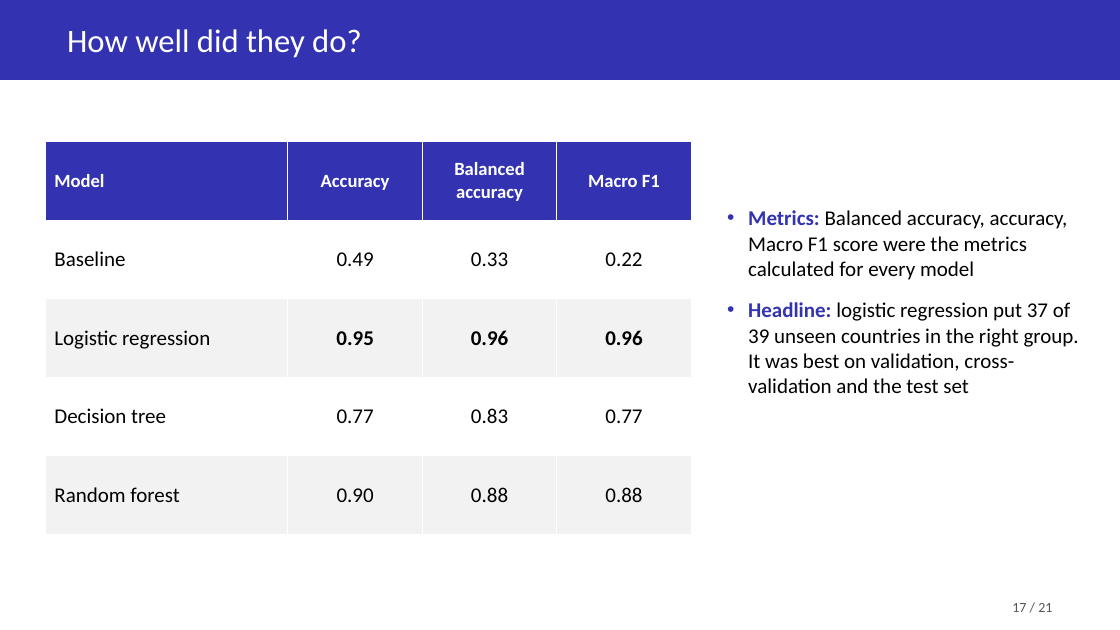
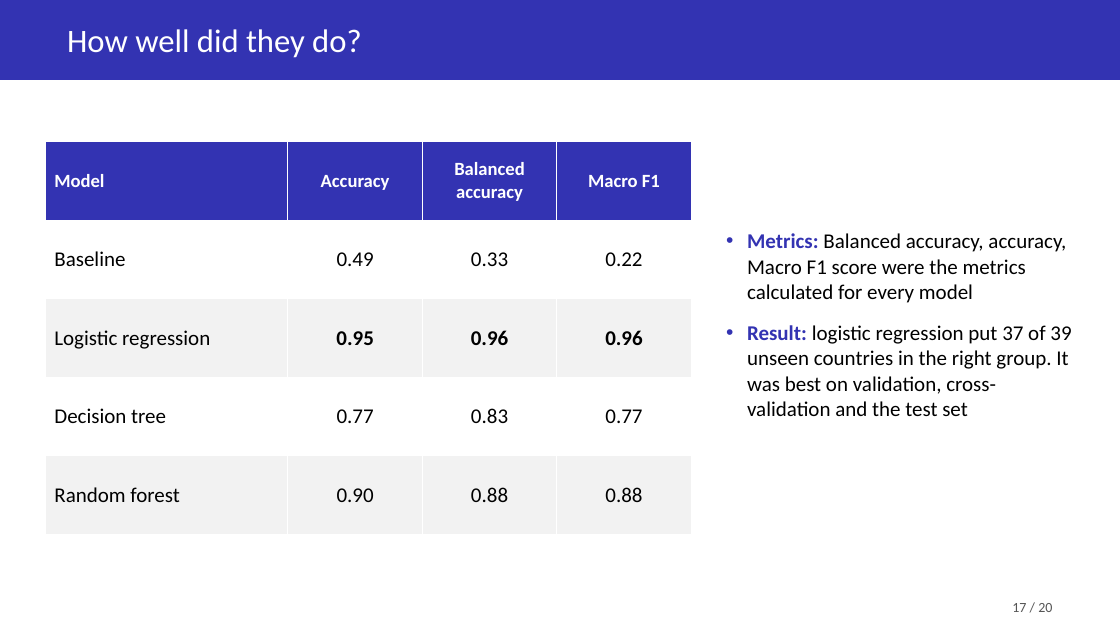
Before and after one commit to Soemon007/DS203_GroupProject, a slide deck: slide 17 of deliverables/DS203_Slides.pptx. Drawn at 1120x630 pixels with LibreOffice and Linux fonts; fonts in the diff are those of the drawing. Boxes give left, top, right and bottom in pixels: in the first picture for what was removed or moved away, otherwise in the second. Text is boxed around its words. In the diff, an @@ line names an element or a change of style, - is before the commit and + after.

```diff
--- a/deliverables/DS203_Slides.pptx
+++ b/deliverables/DS203_Slides.pptx
@@ text "Metrics: Balanced accuracy, accuracy, Macro ...": place and size @@
-text "Metrics: Balanced accuracy, accuracy, Macro ..." at [748, 210, 1079, 393]
+text "Metrics: Balanced accuracy, accuracy, Macro ..." at [747, 233, 1071, 416]
@@ text at [747, 325, 1071, 416]: text changed @@
-• Headline: logistic regression put 37 of 39 unseen countries in the right group. It was best on validation, cross-validation and the test set
+• Result: logistic regression put 37 of 39 unseen countries in the right group. It was best on validation, cross-validation and the test set
@@ text at [1012, 603, 1052, 612]: text changed @@
-17 / 21
+17 / 20
```
Also in this commit, not shown: 15 other slides changed, 2 slides added, 3 slides removed.
